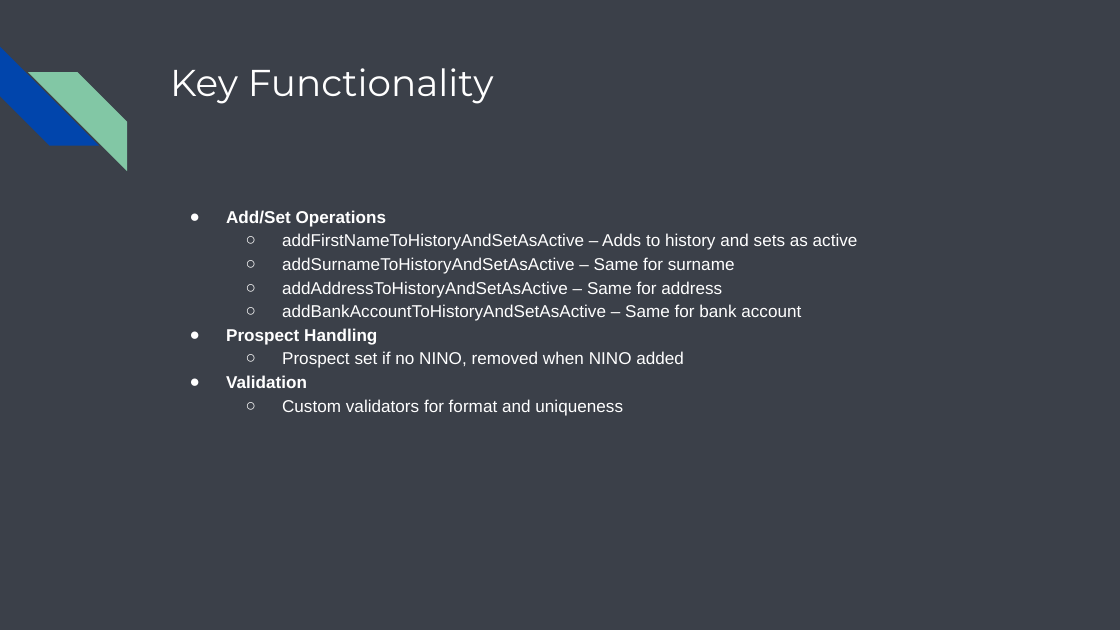
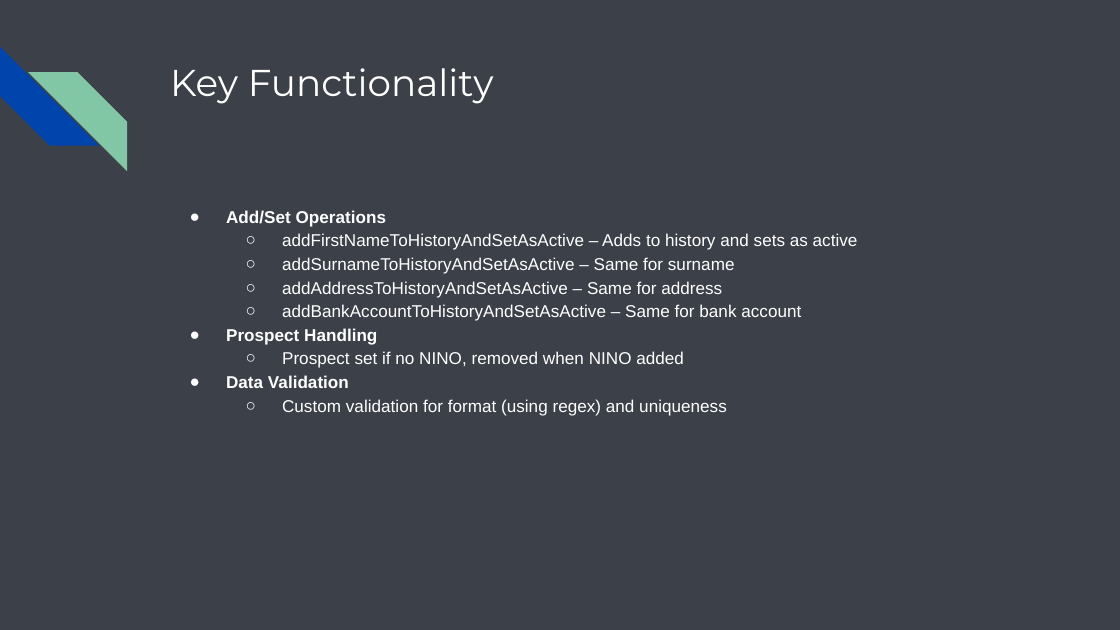
Before and after one commit to abitabir/BenefitsApplyTool, a slide deck: slide 14 of BenefitsApplyTool/src/main/java/com/ssp/benefitsapplytool/resources/Benefits Apply Tool.pptx (slide 13 before the commit). Drawn at 1120x630 pixels with LibreOffice and Linux fonts; fonts in the diff are those of the drawing. Boxes give left, top, right and bottom in pixels: in the first picture for what was removed or moved away, otherwise in the second. Text is boxed around its words. In the diff, an @@ line names an element or a change of style, - is before the commit and + after.

Commit message:
Add many things
Edit UML diagrams
Add menu and editing functionality
Fix tests

```diff
--- a/BenefitsApplyTool/src/main/java/com/ssp/benefitsapplytool/resources/Benefits Apply Tool.pptx
+++ b/BenefitsApplyTool/src/main/java/com/ssp/benefitsapplytool/resources/Benefits Apply Tool.pptx
@@ text at (226, 375, 727, 416): text changed @@
-● Validation
-  ○ Custom validators for format and uniqueness
+● Data Validation
+  ○ Custom validation for format (using regex) and uniqueness
```
Also in this commit, not shown: 8 other slides changed, 10 slides added, 9 slides removed, 25 other files.
